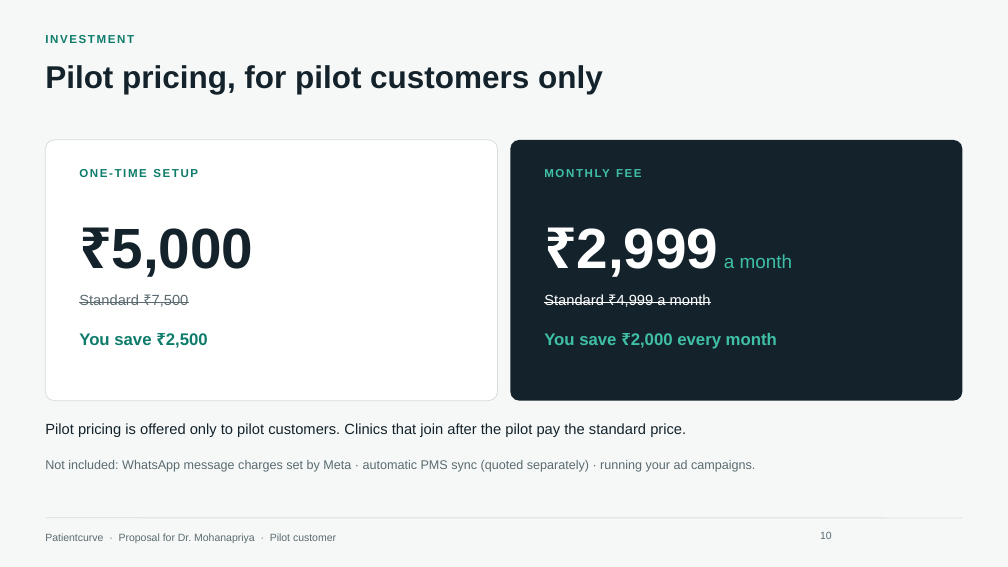
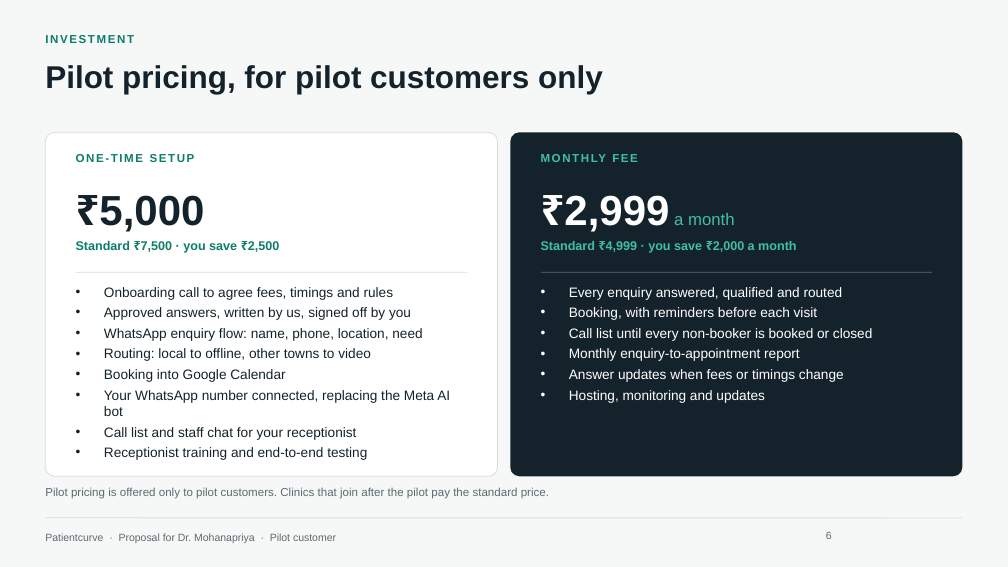
Before and after one commit to HARRISHG/staff-chat-flow, a slide deck: slide 6 of Patientcurve-Proposal-Dr-Mohanapriya.pptx (slide 10 before the commit). Drawn at 1008x567 pixels with LibreOffice and Linux fonts; fonts in the diff are those of the drawing; background and template pictures are left out. Boxes give left, top, right and bottom in pixels: in the first picture for what was removed or moved away, otherwise in the second. Text is boxed around its words. In the diff, an @@ line names an element or a change of style, - is before the commit and + after.

```diff
--- a/Patientcurve-Proposal-Dr-Mohanapriya.pptx
+++ b/Patientcurve-Proposal-Dr-Mohanapriya.pptx
@@ rounded rectangle resized from (x1=45, y1=140, x2=498, y2=401) to (x1=45, y1=132, x2=498, y2=476) @@
@@ rounded rectangle at (x1=45, y1=132, x2=498, y2=476): proportions changed @@
@@ rounded rectangle at (x1=510, y1=132, x2=963, y2=476): proportions changed @@
@@ rounded rectangle resized from (x1=510, y1=140, x2=963, y2=401) to (x1=510, y1=132, x2=963, y2=476) @@
@@ text "ONE-TIME SETUP" moved from (x1=79, y1=169, x2=198, y2=177) to (x1=76, y1=154, x2=195, y2=162) @@
@@ text "₹5,000" moved from (x1=112, y1=228, x2=254, y2=277) to (x1=99, y1=195, x2=204, y2=232) @@
@@ text "₹5,000" at (x1=99, y1=195, x2=204, y2=232): size 54 to 40 pt @@
@@ text "MONTHLY FEE" moved from (x1=544, y1=166, x2=923, y2=189) to (x1=541, y1=151, x2=919, y2=174) @@
@@ text "₹2,999 a month" moved from (x1=577, y1=228, x2=792, y2=277) to (x1=564, y1=195, x2=735, y2=232) @@
@@ text "₹2,999 a month" at (x1=564, y1=195, x2=735, y2=232): size 54 to 40 pt in "₹2,999"; size 18 to 16 pt in "a month" @@
@@ text at (x1=76, y1=241, x2=279, y2=253): text changed; size 14 to 12 pt; text colour #5B6B70 to #0E7C6B; bold on @@
-Standard ₹7,500
+Standard ₹7,500 · you save ₹2,500
@@ text at (x1=541, y1=241, x2=796, y2=253): text changed; size 16 to 12 pt @@
-You save ₹2,000 every month
+Standard ₹4,999 · you save ₹2,000 a month
@@ line added from (76, 272) to (467, 272), #D5DEDB 0.75 pt @@
@@ text added at (x1=104, y1=287, x2=450, y2=460), 13 pt, text #14232B @@
+• Onboarding call to agree fees, timings and rules
+• Approved answers, written by us, signed off by you
+• WhatsApp enquiry flow: name, phone, location, need
+• Routing: local to offline, other towns to video
+• Booking into Google Calendar
+• Your WhatsApp number connected, replacing the Meta AI bot
+• Call list and staff chat for your receptionist
+• Receptionist training and end-to-end testing
@@ line added from (541, 272) to (932, 272), #5B6B70 0.75 pt @@
@@ text removed at (x1=544, y1=294, x2=711, y2=307) @@
-Standard ₹4,999 a month
@@ text added at (x1=569, y1=287, x2=872, y2=403), 13 pt, text #FFFFFF @@
+• Every enquiry answered, qualified and routed
+• Booking, with reminders before each visit
+• Call list until every non-booker is booked or closed
+• Monthly enquiry-to-appointment report
+• Answer updates when fees or timings change
+• Hosting, monitoring and updates
@@ text removed at (x1=79, y1=333, x2=208, y2=348) @@
-You save ₹2,500
@@ text removed at (x1=45, y1=460, x2=755, y2=472) @@
-Not included: WhatsApp message charges set by Meta · automatic PMS sync (quoted separately) · running your ad campaigns.
@@ text "Pilot pricing is offered only ..." moved from (x1=45, y1=423, x2=686, y2=437) to (x1=45, y1=487, x2=549, y2=499) @@
@@ text "Pilot pricing is offered only ..." at (x1=45, y1=487, x2=549, y2=499): size 14 to 11 pt, text colour #14232B to #5B6B70 @@
@@ page number at (x1=826, y1=532, x2=832, y2=539): text changed @@
-10
+6
```
Also in this commit, not shown: 1 other slide changed, 3 slides added, 10 slides removed, 1 other file.
